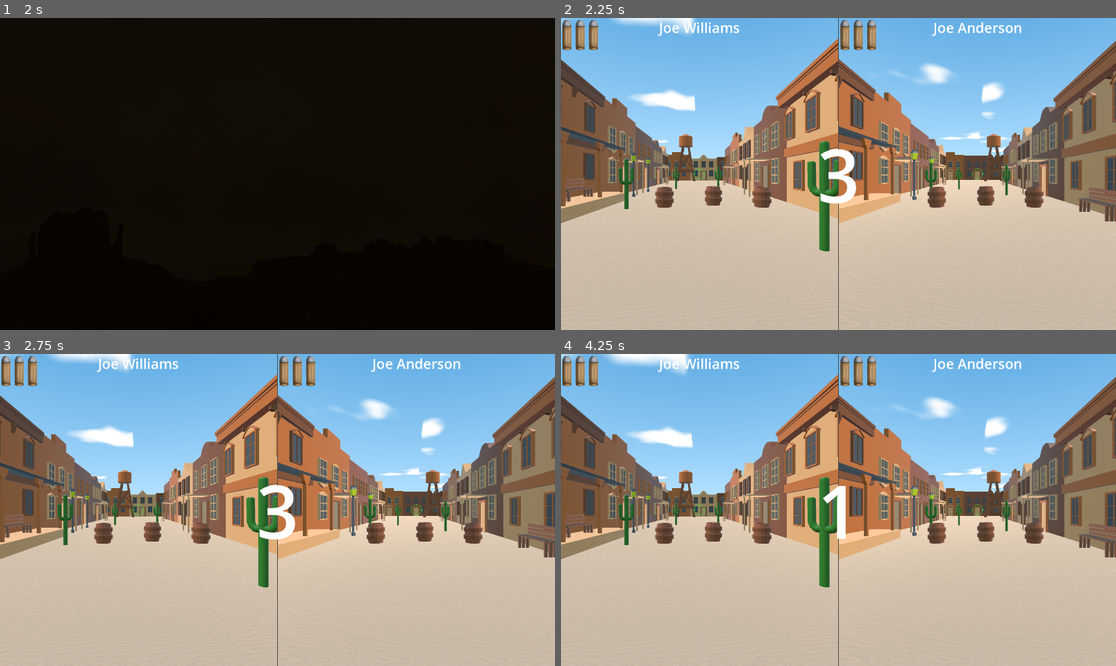
Above: before the commit, frames 1-4 (two rows, left to right).
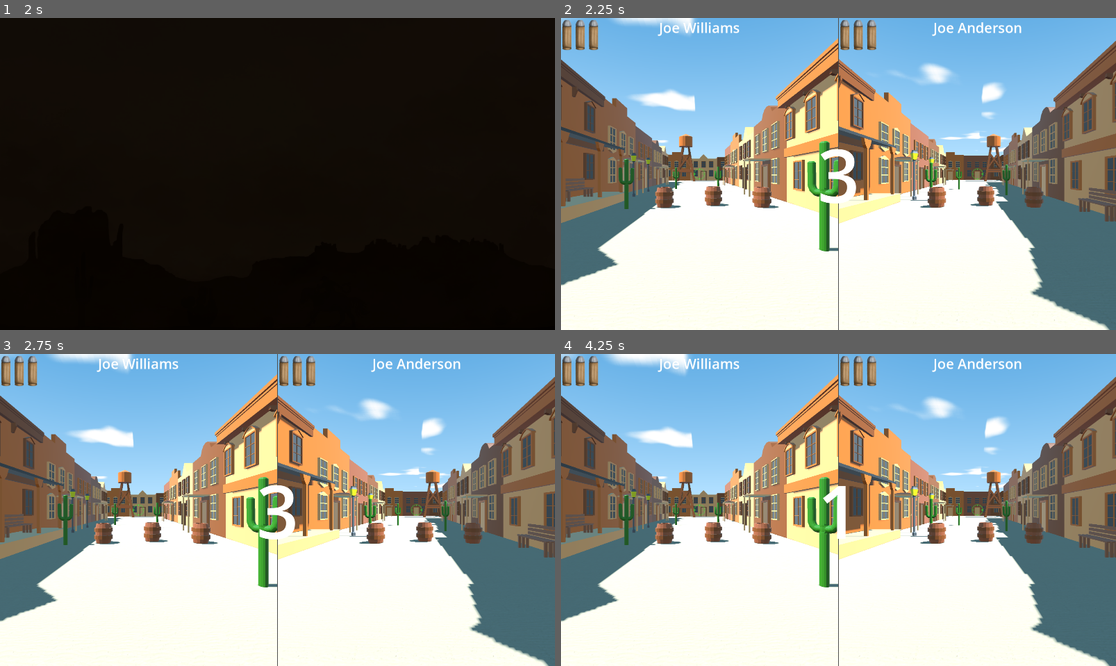
Above: after the commit, the same moments.

Repository: Gr0minet/game-jam-joe-or-joe
Game: Godot game, scene res://menu/main_menu.tscn
Same seed, same stepped clock (60 frames per second), same inputs: the game is played once before the commit and once after it. Sound files missing from this copy of the repository are replaced by a short silence.
Inputs (mouse positions are in pixels of both pictures, inside the frame that each line leads up to):
- Up to frame 1 (2 s): click (83, 42) at 0.5 s; click (83, 42) at 1.25 s
- Up to frame 2 (2.25 s): tap Enter (ui_accept) at 2 s; move the mouse to (866, 174) at 2.02 s; tap 1 at 2.1 s
- Up to frame 3 (2.75 s): tap Enter (ui_accept) at 2.27 s
- Up to frame 4 (4.25 s): tap Enter (ui_accept) at 2.75, 3.02, 3.5 s; move the mouse to (810, 510) at 2.77 s; tap 2 at 2.85 s; move the mouse to (849, 503) at 3.52 s; tap N at 3.6 s

Frame 1 is identical in both runs. In frame 2, 53% of the frame differs, in the area x 0-100%, y 6-100%; in frame 3, 53%; in frame 4, 53%.

Commit message:
Final version from jam (48h)

Diff:
--- a/game.tscn
+++ b/game.tscn
@@ -67,10 +67,10 @@
 albedo_color = Color(0.718291, 0, 0, 1)
 
 [sub_resource type="StandardMaterial3D" id="StandardMaterial3D_r0hfs"]
-albedo_color = Color(0.895696, 0.90764, 0.985338, 1)
+albedo_color = Color(0.1729, 0.24661, 0.91, 1)
 
 [sub_resource type="StandardMaterial3D" id="StandardMaterial3D_g0142"]
-albedo_color = Color(0.895696, 0.90764, 0.985338, 1)
+albedo_color = Color(0.1729, 0.24661, 0.91, 1)
 
 [sub_resource type="FastNoiseLite" id="FastNoiseLite_8m2ju"]
 
@@ -195,7 +195,7 @@
 [node name="Player" parent="ViewportControl/HBoxContainer/SubViewportContainer2/SubViewport" instance=ExtResource("1_5mu6h")]
 transform = Transform3D(1, 0, 2.13163e-14, 0, 1, 0, -2.13163e-14, 0, 1, 0, 0, 4)
 player_id = 1
-color = Color(0.895696, 0.90764, 0.985338, 1)
+color = Color(0.1729, 0.24661, 0.91, 1)
 
 [node name="COWBOY_CHEMISE" parent="ViewportControl/HBoxContainer/SubViewportContainer2/SubViewport/Player/COWBOY_REPOS/COWBOYYY" index="1"]
 surface_material_override/0 = SubResource("StandardMaterial3D_r0hfs")
@@ -217,6 +217,7 @@
 
 [node name="DirectionalLight3D" type="DirectionalLight3D" parent="."]
 transform = Transform3D(-4.37114e-08, 0.866025, -0.5, 0, 0.5, 0.866025, 1, 3.78552e-08, -2.18557e-08, 8.5, 10, 2)
+shadow_enabled = true
 
 [node name="HUD" type="CanvasLayer" parent="."]
 script = ExtResource("3_ajhm5")
@@ -617,7 +618,6 @@
 
 [node name="VoxelGI" type="VoxelGI" parent="."]
 transform = Transform3D(1, 0, 0, 0, 1, 0, 0, 0, 1, 0, 4.25, 0)
-visible = false
 size = Vector3(119.649, 11.5, 118.403)
 data = ExtResource("23_icd5q")
 
--- a/project.godot
+++ b/project.godot
@@ -24,6 +24,7 @@
 
 window/size/viewport_width=1920
 window/size/viewport_height=1080
+window/size/mode=3
 
 [editor_plugins]
 
